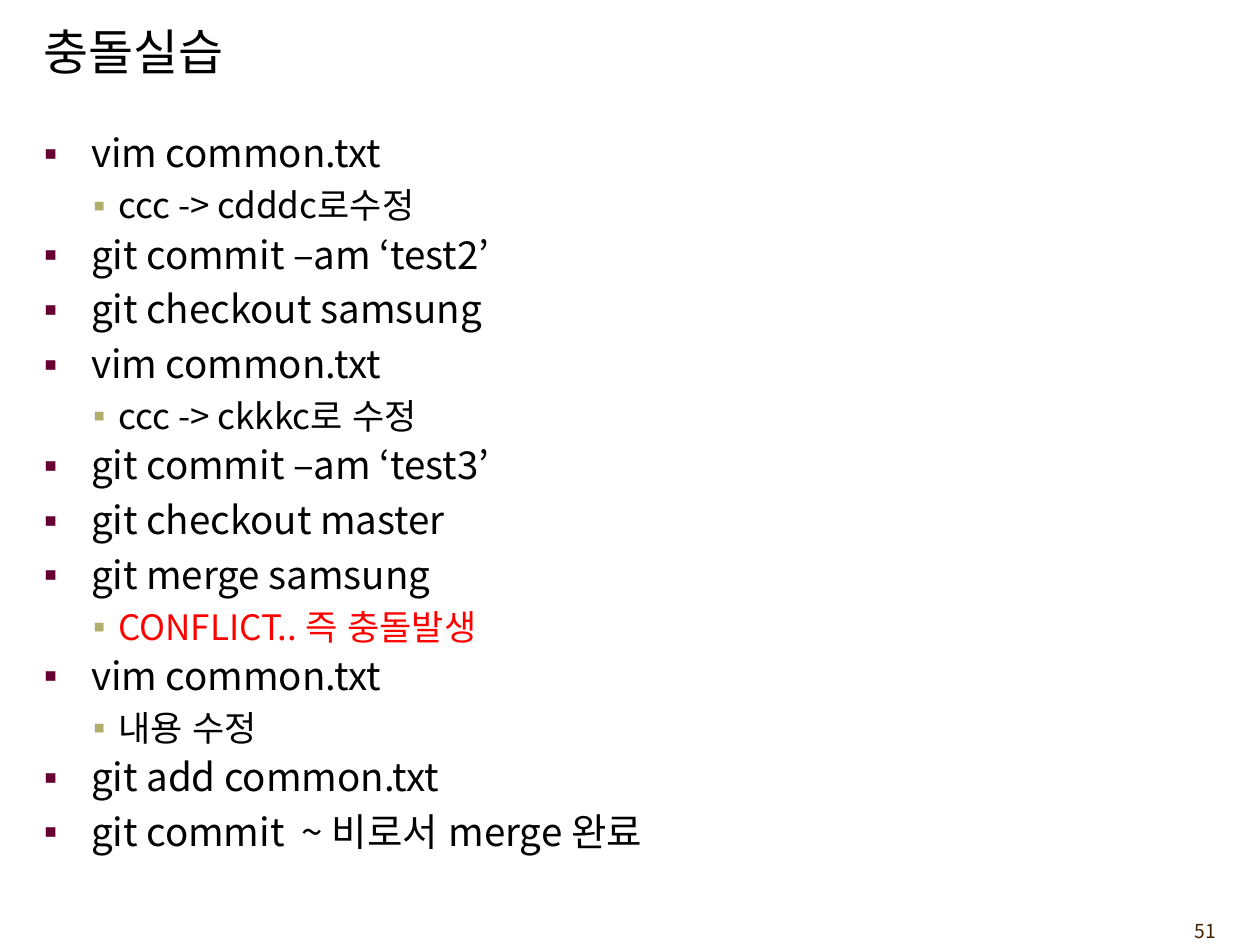
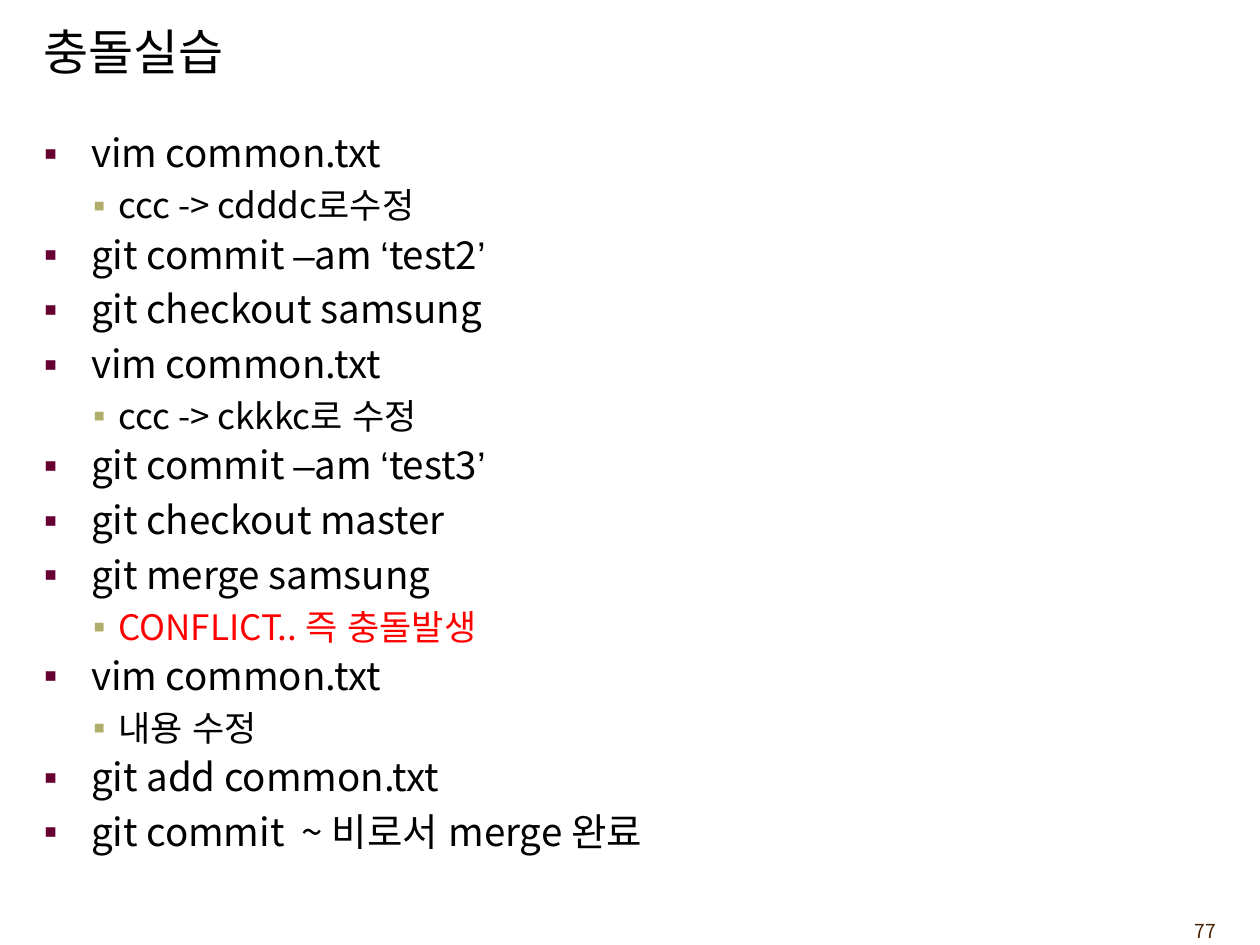
Before and after one commit to leejaegook/lecture_git, a slide deck: slide 77 of gitTeachingMaterial.ppt (slide 51 before the commit). Drawn at 1260x945 pixels with LibreOffice and Linux fonts; fonts in the diff are those of the drawing; background and template pictures are left out. Boxes give left, top, right and bottom in pixels: in the first picture for what was removed or moved away, otherwise in the second. Text is boxed around its words. In the diff, an @@ line names an element or a change of style, - is before the commit and + after.

Commit message:
lecture text modify

```diff
--- a/gitTeachingMaterial.ppt
+++ b/gitTeachingMaterial.ppt
@@ text at box(91, 239, 485, 489): font Noto Sans CJK KR to Arial in "–am ‘test2’", "–am ‘test3’" @@
@@ page number at box(1195, 924, 1216, 938): text changed @@
-51
+77
```
Also in this commit, not shown: 37 other slides changed, 26 slides added.
